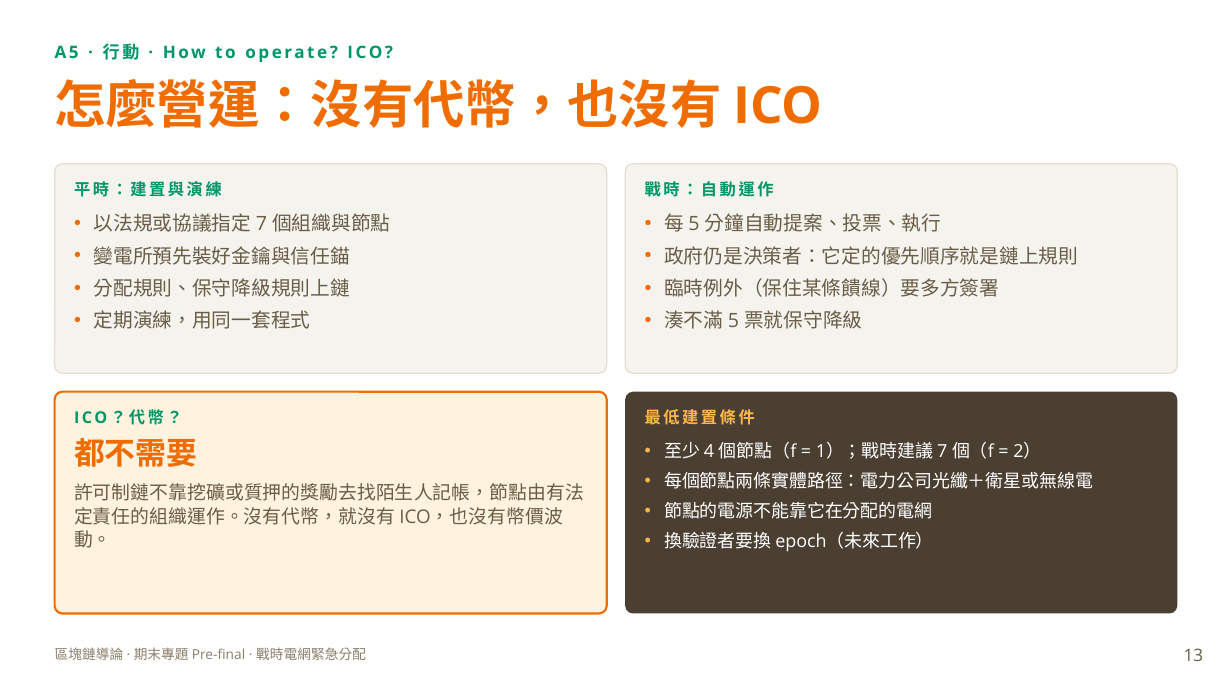
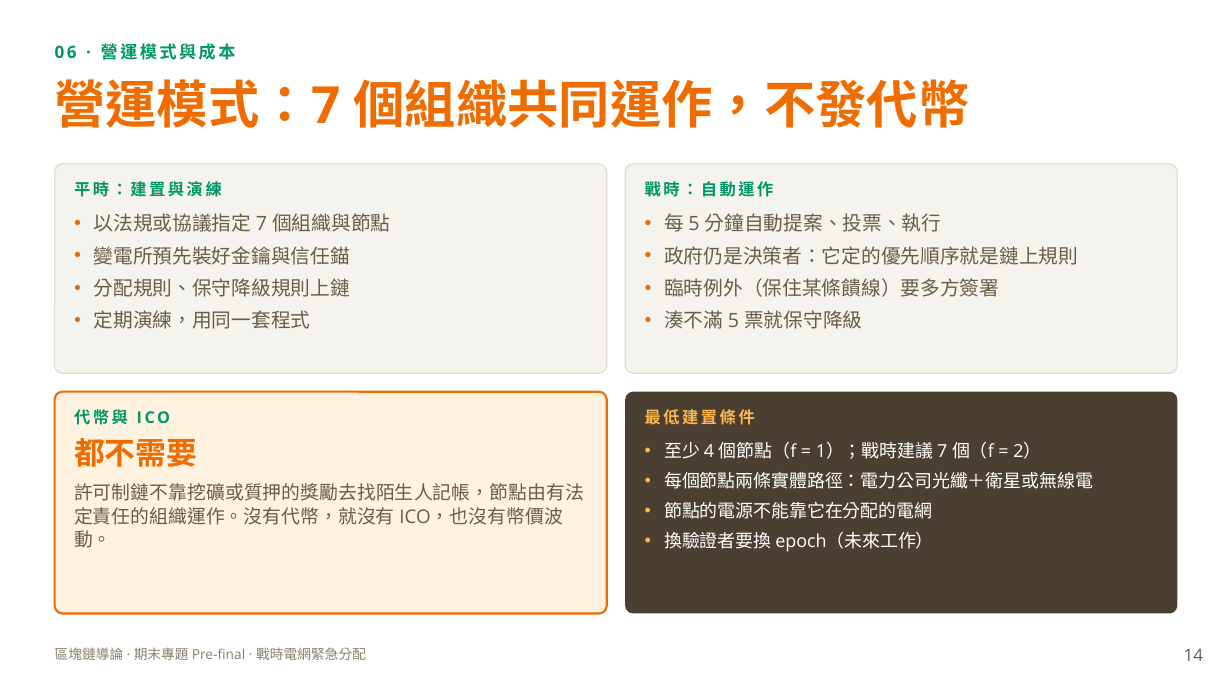
Before and after one commit to XXXaBg3619/grid-quorum, a slide deck: slide 14 of 期末前報告_戰時電網緊急分配.pptx (slide 13 before the commit). Drawn at 1232x693 pixels with LibreOffice and Linux fonts; fonts in the diff are those of the drawing. Boxes give left, top, right and bottom in pixels: in the first picture for what was removed or moved away, otherwise in the second. Text is boxed around its words. In the diff, an @@ line names an element or a change of style, - is before the commit and + after.

```diff
--- a/期末前報告_戰時電網緊急分配.pptx
+++ b/期末前報告_戰時電網緊急分配.pptx
@@ text at (55,43,236,60): text changed @@
-A5 · 行動 · How to operate? ICO?
+06 · 營運模式與成本
@@ title at (54,79,970,128): text changed @@
-怎麼營運：沒有代幣，也沒有 ICO
+營運模式：7 個組織共同運作，不發代幣
@@ text in rounded rectangle at (74,409,170,425): text changed @@
-ICO？代幣？
+代幣與 ICO
@@ page number at (1184,648,1203,661): text changed @@
-13
+14
```
Also in this commit, not shown: 15 other slides changed, 2 slides added, 1 slide removed.
